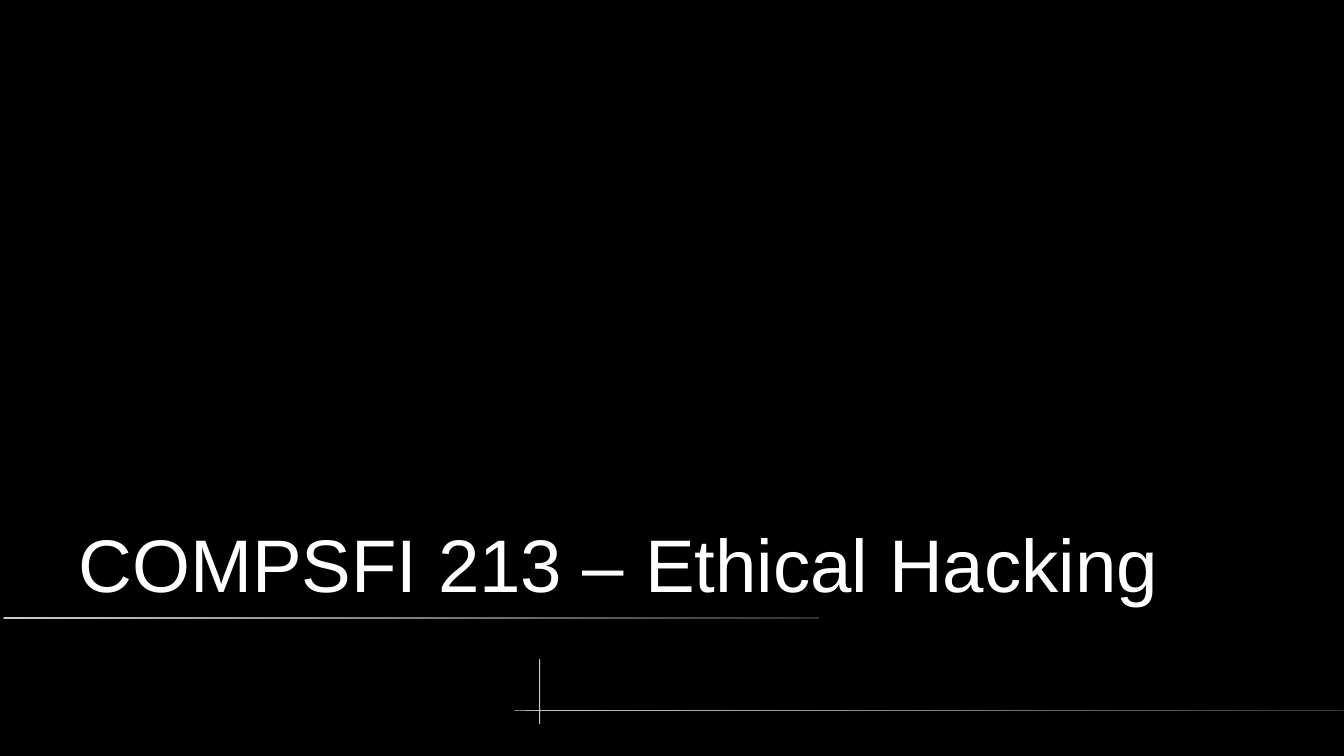
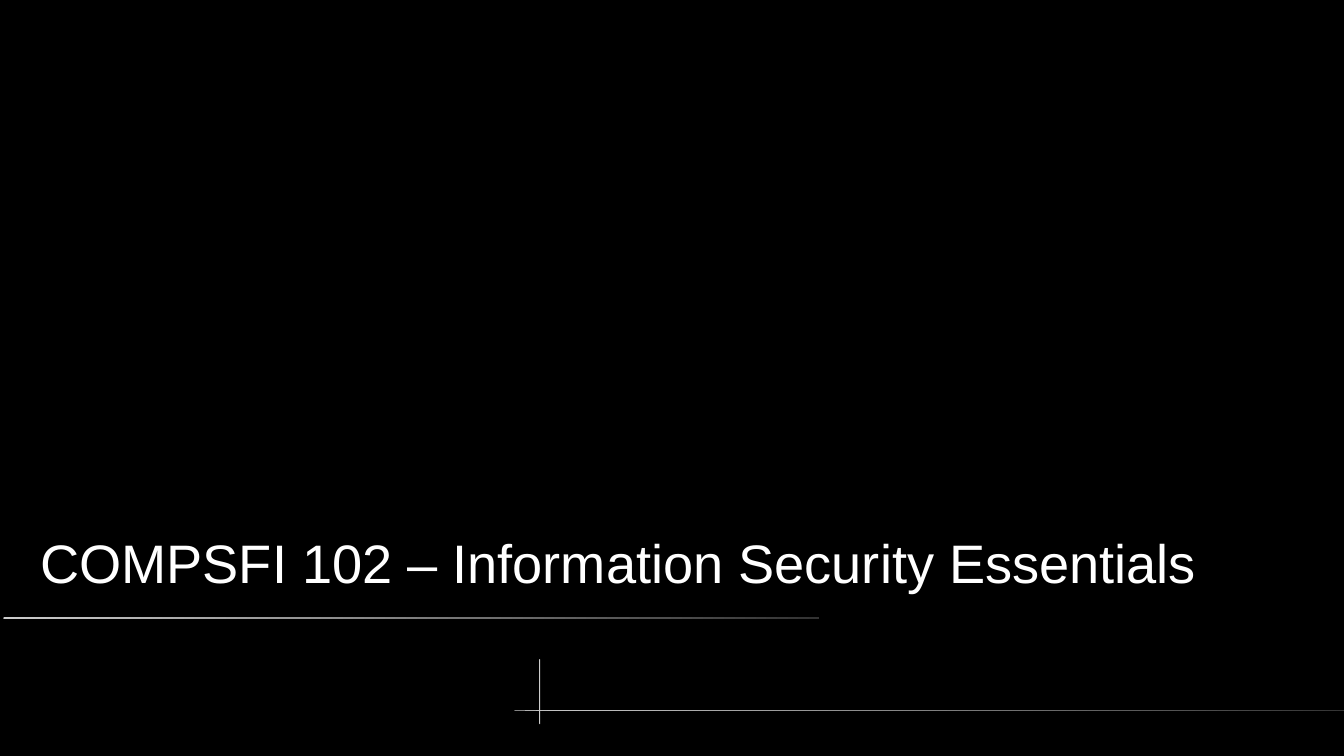
Before and after one commit to xXxSpicyBoiiixXx/COMPSFI-102, a slide deck: slide 1 of Summer2025-Introductions.odp. Drawn at 1344x756 pixels with LibreOffice and Linux fonts; fonts in the diff are those of the drawing. Boxes give left, top, right and bottom in pixels: in the first picture for what was removed or moved away, otherwise in the second. Text is boxed around its words. In the diff, an @@ line names an element or a change of style, - is before the commit and + after.

```diff
--- a/Summer2025-Introductions.odp
+++ b/Summer2025-Introductions.odp
@@ title at bbox=[40, 543, 1196, 593]: text changed; size 44 to 32 pt @@
-COMPSFI 213 – Ethical Hacking
+COMPSFI 102 – Information Security Essentials
```
Also in this commit, not shown: 13 other files.
